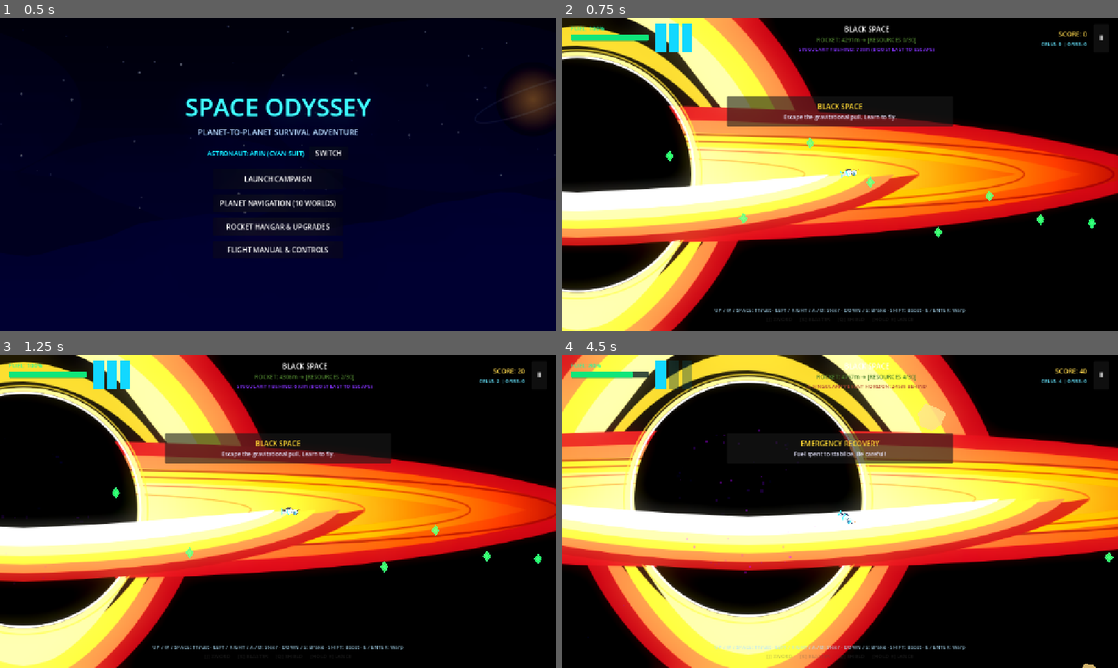
Above: before the commit, frames 1-4 (two rows, left to right).
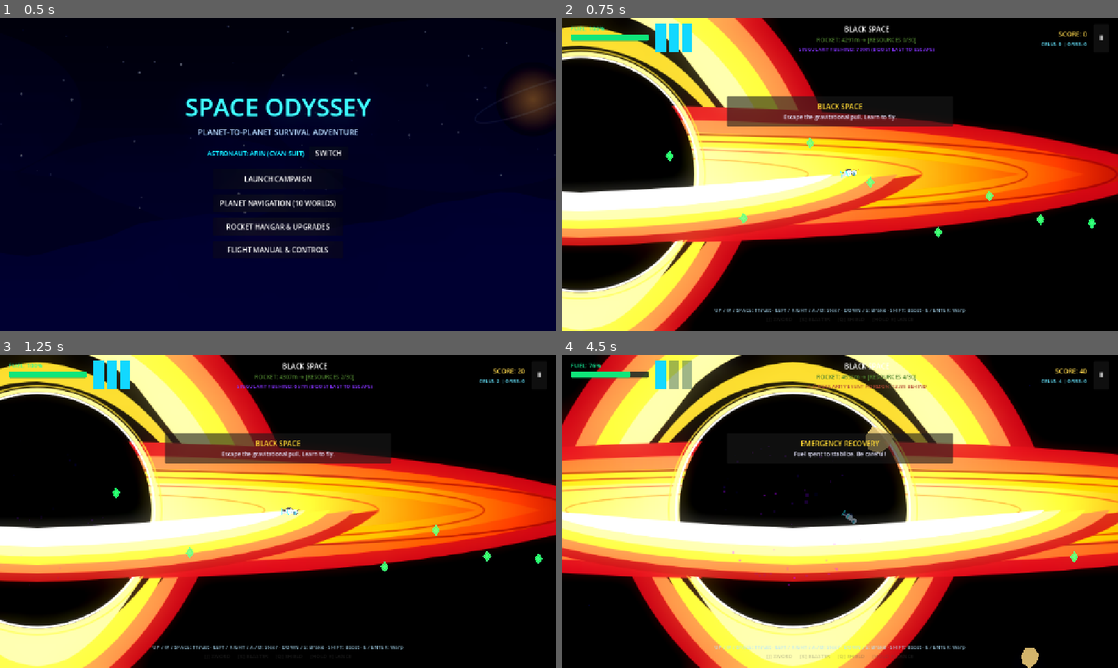
Above: after the commit, the same moments.

Repository: mallikarjunr444-gif/respawn-2d-game
Game: Godot game, scene res://scenes/main_menu.tscn
Two runs of this game, one before a commit and one after it. Both use one fixed random seed, a clock stepped at 60 frames per second and the inputs below.
Inputs (mouse positions are in pixels of both pictures, inside the frame that each line leads up to):
- Up to frame 1 (0.5 s): no input
- Up to frame 2 (0.75 s): click "LAUNCH CAMPAIGN" at 0.5 s
- Up to frame 3 (1.25 s): no input
- Up to frame 4 (4.5 s): tap Enter (ui_accept) at 1.25, 1.52 s; move the mouse to (962, 495) at 1.27 s; hold D (move_right) 1.28-2 s; tap J (attack) at 1.35 s; click (962, 495) at 1.42 s; drag from (728, 527) to (834, 505) at 2.02 s; move the mouse to (895, 442) at 2.77 s; hold A (move_left) 2.78-3.5 s; hold E (interact) 2.78-3.5 s; drag from (812, 574) to (1106, 555) at 3.52 s; move the mouse to (1006, 558) at 4.27 s; hold D (move_right) from 4.28 s (still down); hold K (shoot) from 4.28 s (still down)

Frame 1 is identical in both runs. In frame 2, 6.3% of the frame differs, in the area x 0-100%, y 0-100%; in frame 3, 18%; in frame 4, 62%.

Commit message:
feat: add pursuit movement logic and speed export to devourer enemy

Diff:
--- a/scenes/devourer.gd
+++ b/scenes/devourer.gd
@@ -11,6 +11,7 @@
 @export var max_pull_force: float = 440.0
 @export var kill_radius: float = 140.0
 @export var rotation_speed: float = 1.0
+@export var pursuit_speed: float = 55.0
 
 var target_player: CharacterBody2D = null
 var alert_cooldown: float = 0.0
@@ -26,13 +27,17 @@
 func _process(delta: float) -> void:
 	disk_poly.rotation += rotation_speed * delta
 
-	# 1. Pull Player toward singularity center
+	# 1. Pull Player toward singularity center & pursue player across space
 	if not target_player or not is_instance_valid(target_player):
 		var players = get_tree().get_nodes_in_group("player")
 		if players.size() > 0:
 			target_player = players[0]
 
 	if target_player and is_instance_valid(target_player):
+		# Dynamic Black Hole pursuit running behind the whole space
+		global_position.x += pursuit_speed * delta
+		global_position.y = lerpf(global_position.y, target_player.global_position.y, 1.2 * delta)
+
 		var offset_to_player = target_player.global_position - global_position
 		var dist = offset_to_player.length()
 
